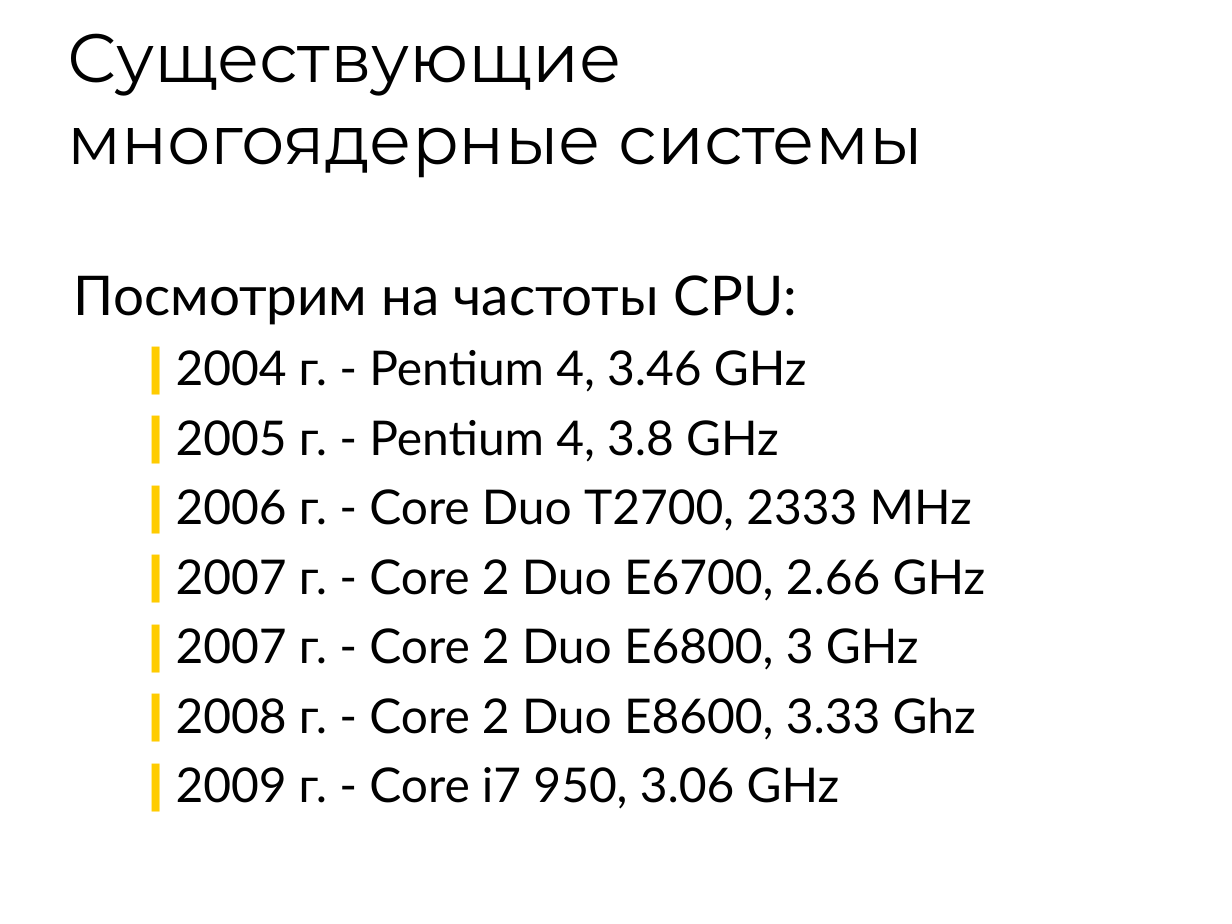
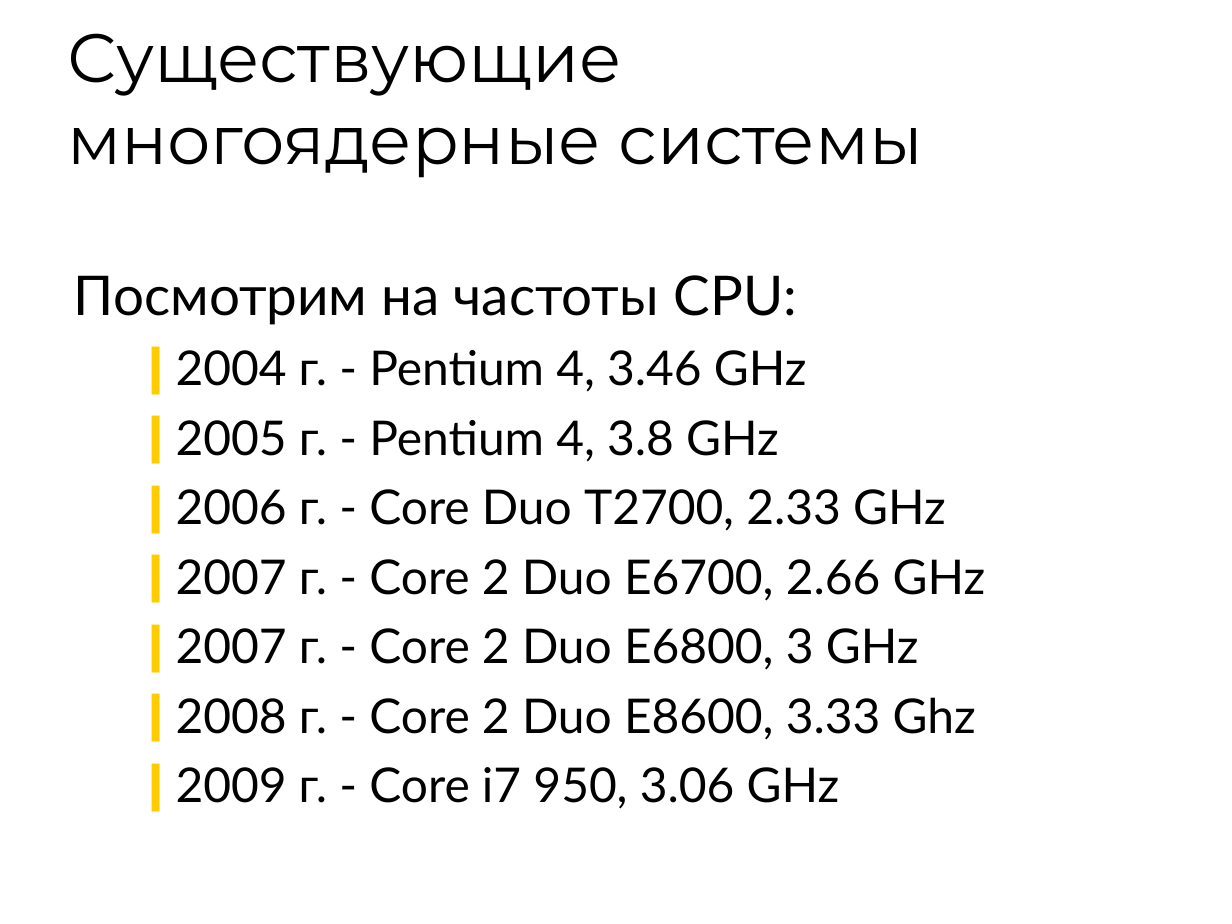
Before and after one commit to 7633/msu-cuda-course, a slide deck: slide 2 of Lectures/L1 24022009/Lection-1.ppt. Drawn at 1232x924 pixels with LibreOffice and Linux fonts; fonts in the diff are those of the drawing; background and template pictures are left out. Boxes give left, top, right and bottom in pixels: in the first picture for what was removed or moved away, otherwise in the second. Text is boxed around its words. In the diff, an @@ line names an element or a change of style, - is before the commit and + after.

```diff
--- a/Lectures/L1 24022009/Lection-1.ppt
+++ b/Lectures/L1 24022009/Lection-1.ppt
@@ text at (x1=176, y1=489, x2=946, y2=531): text changed @@
-  ❙ 2006 г. - Core Duo T2700, 2333 MHz
+  ❙ 2006 г. - Core Duo T2700, 2.33 GHz
```
Also in this commit, not shown: 1 other slide changed.
